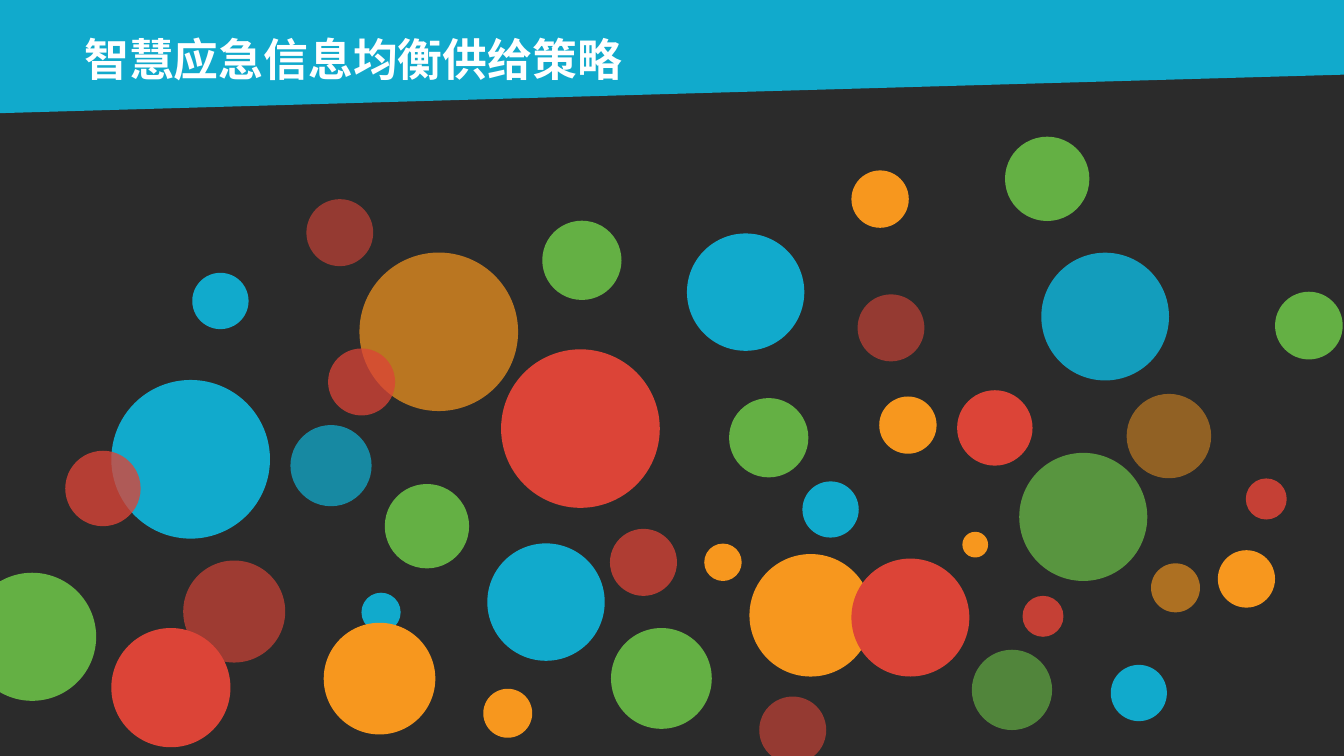
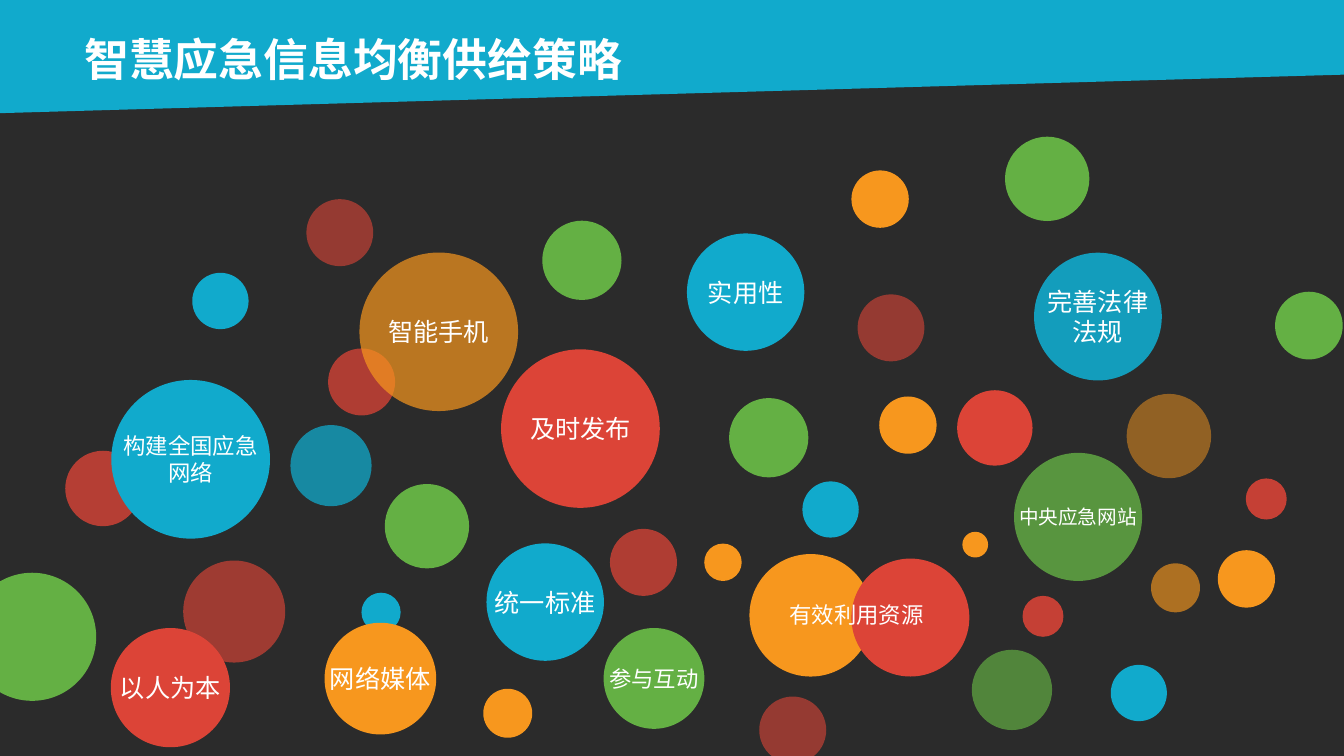
Before and after one commit to RyanWangg/FinalPaper, a slide deck: slide 10 of 毕业论文答辩展示.ppt. Drawn at 1344x756 pixels with LibreOffice and Linux fonts; fonts in the diff are those of the drawing; background and template pictures are left out; a plain dark background stands for a picture behind light text. Boxes give left, top, right and bottom in pixels: in the first picture for what was removed or moved away, otherwise in the second. Text is boxed around its words. In the diff, an @@ line names an element or a change of style, - is before the commit and + after.

```diff
--- a/毕业论文答辩展示.ppt
+++ b/毕业论文答辩展示.ppt
@@ ellipse: place and size @@
-ellipse at (1041, 253, 1169, 381)
+ellipse at (1034, 253, 1162, 381)
@@ text added at (708, 280, 784, 304), 18 pt, text #FFFFFF @@
+实用性
@@ text added at (1048, 289, 1149, 343), 18 pt, text #FFFFFF @@
+完善法律
+法规
@@ text added at (388, 320, 489, 343), 18 pt, text #FFFFFF @@
+智能手机
@@ text added at (530, 417, 631, 440), 18 pt, text #FFFFFF @@
+及时发布
@@ text added at (124, 435, 258, 483), 16 pt, text #FFFFFF @@
+构建全国应急
+网络
@@ ellipse: place and size @@
-ellipse at (1019, 452, 1147, 580)
+ellipse at (1014, 452, 1141, 580)
@@ text added at (1019, 507, 1137, 526), 14 pt, text #FFFFFF @@
+中央应急网站
@@ text added at (495, 591, 596, 614), 18 pt, text #FFFFFF @@
+统一标准
@@ ellipse: place and size @@
-ellipse at (611, 628, 711, 728)
+ellipse at (603, 628, 704, 728)
@@ text added at (790, 600, 924, 628), 16 pt, text #FFFFFF @@
+有效利用资源
@@ text added at (120, 676, 221, 699), 18 pt, text #FFFFFF @@
+以人为本
@@ text added at (330, 666, 431, 690), 18 pt, text #FFFFFF @@
+网络媒体
@@ text added at (609, 668, 698, 689), 16 pt, text #FFFFFF @@
+参与互动
```
Also in this commit, not shown: 3 other slides changed.
